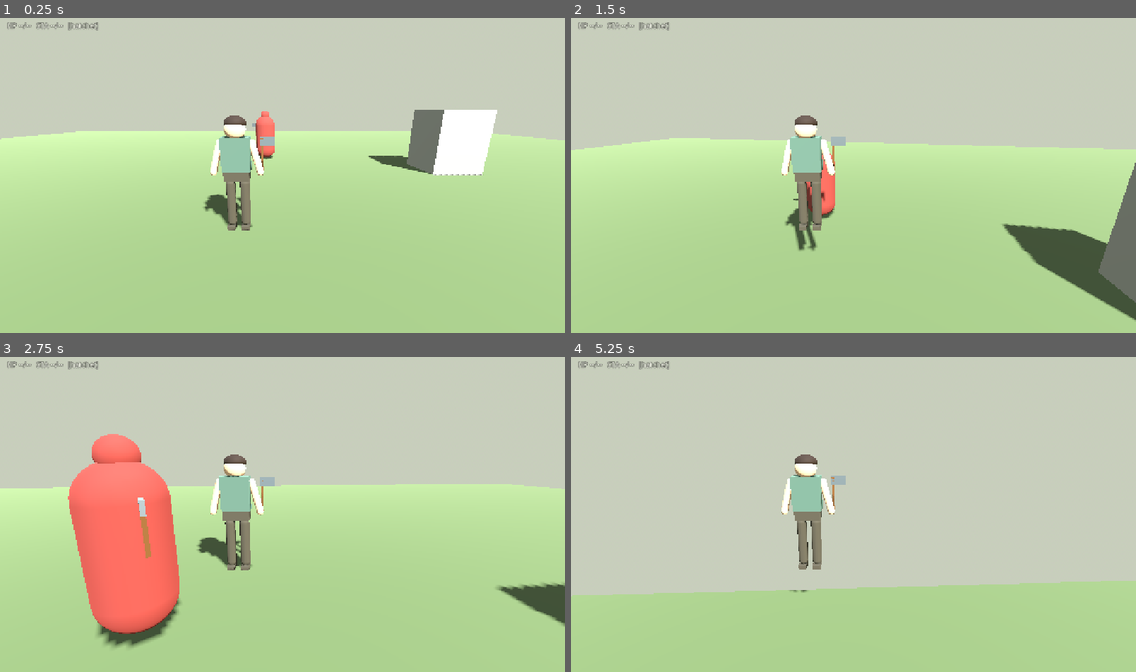
Above: before the commit, frames 1-4 (two rows, left to right).
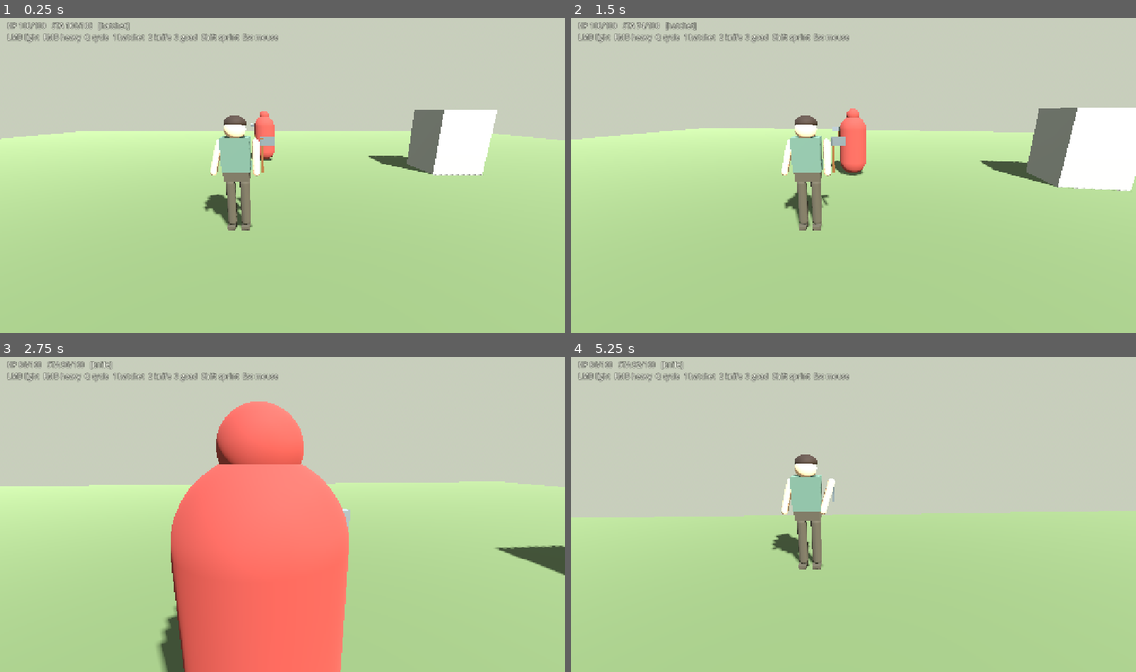
Above: after the commit, the same moments.

Repository: fortins4/devPlayground
Game: Godot game, scene res://scenes/main/main.tscn
The game is run twice, just before and just after one commit, with the same random seed, the same clock (stepped at 60 frames per second) and the same inputs.
Inputs (mouse positions are in pixels of both pictures, inside the frame that each line leads up to):
- Up to frame 1 (0.25 s): no input
- Up to frame 2 (1.5 s): move the mouse to (881, 172) at 0.52 s; hold Right mouse button (attack_heavy) 0.53-1.28 s; hold W (move_forward) from 0.53 s (still down); click (881, 172) at 0.67 s; tap Space (jump) at 0.77 s; move the mouse to (825, 175) at 1.27 s; click (825, 175) at 1.35 s
- Up to frame 3 (2.75 s): keep holding W (move_forward); tap Space (jump) at 1.52 s; move the mouse to (293, 508) at 2.02 s; hold Q (cycle_weapon) from 2.03 s (still down)
- Up to frame 4 (5.25 s): keep holding W (move_forward); move the mouse to (847, 517) at 2.77 s; release Q (cycle_weapon) at 2.78 s; tap Shift (sprint) at 2.85 s; click (847, 517) at 2.92 s; tap Space (jump) at 3.02, 3.77, 4.52 s; move the mouse to (893, 517) at 3.52 s; hold 3 (weapon_goad) 3.53-4.28 s; move the mouse to (808, 508) at 4.27 s; tap 1 (weapon_hatchet) at 4.35 s; move the mouse to (859, 514) at 5.02 s; hold 2 (weapon_knife) from 5.03 s (still down); click (859, 514) at 5.17 s

The runs differ from the first frame. In frame 1, 1.1% of the frame differs, in the area x 1-50%, y 1-51%; in frame 2, 14%; in frame 3, 34%, in the area x 0-100%, y 1-100%; in frame 4, 24%.
Error before the commit: Parse Error: Cannot infer the type of "defender_fwd" variable because the value doesn't have a set type. (res://systems/combat/combat_system.gd:300)

Commit message:
fix(combat): cast defender parent to Node3D for frontal check
Unblocks Godot 4.4 headless Windows export (typed global_transform access).

Diff:
--- a/systems/combat/combat_system.gd
+++ b/systems/combat/combat_system.gd
@@ -291,13 +291,14 @@
 
 
 func _is_frontal(other: CombatSystem) -> bool:
-	if other.get_parent() == null or _owner_body == null:
+	var defender_body := other.get_parent() as Node3D
+	if defender_body == null or _owner_body == null:
 		return true
-	var to_attacker: Vector3 = _owner_body.global_position - other.get_parent().global_position
+	var to_attacker: Vector3 = _owner_body.global_position - defender_body.global_position
 	to_attacker.y = 0.0
 	if to_attacker.length_squared() < 0.001:
 		return true
-	var defender_fwd := -other.get_parent().global_transform.basis.z
+	var defender_fwd: Vector3 = -defender_body.global_transform.basis.z
 	defender_fwd.y = 0.0
 	if defender_fwd.length_squared() < 0.001:
 		return true
